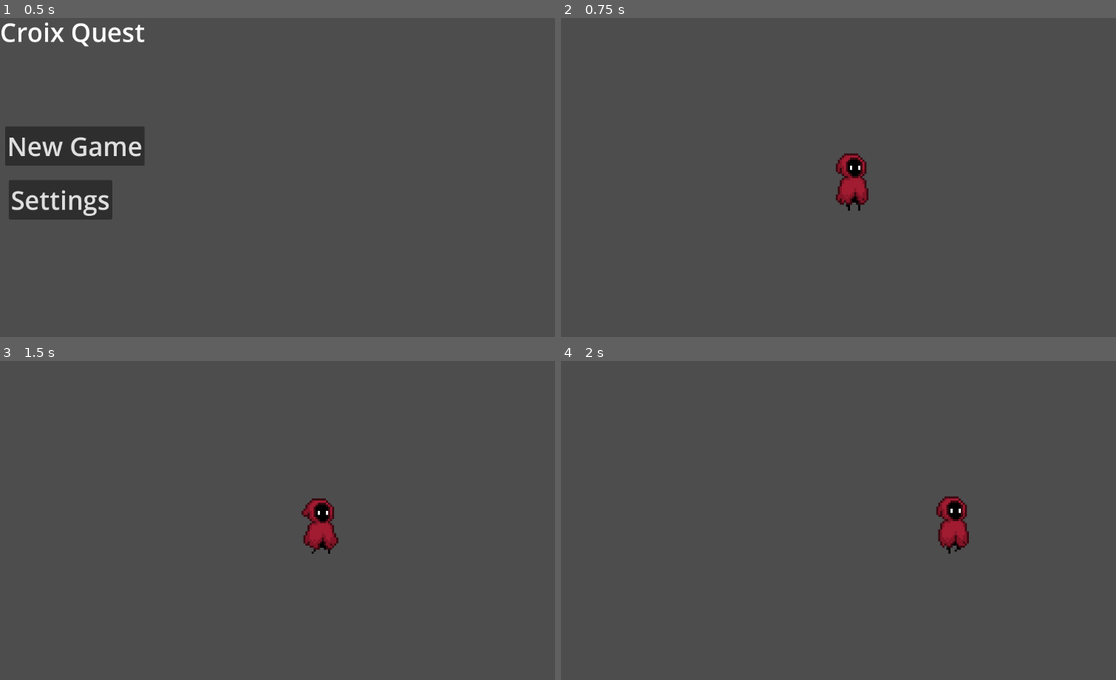
Above: before the commit, frames 1-4 (two rows, left to right).
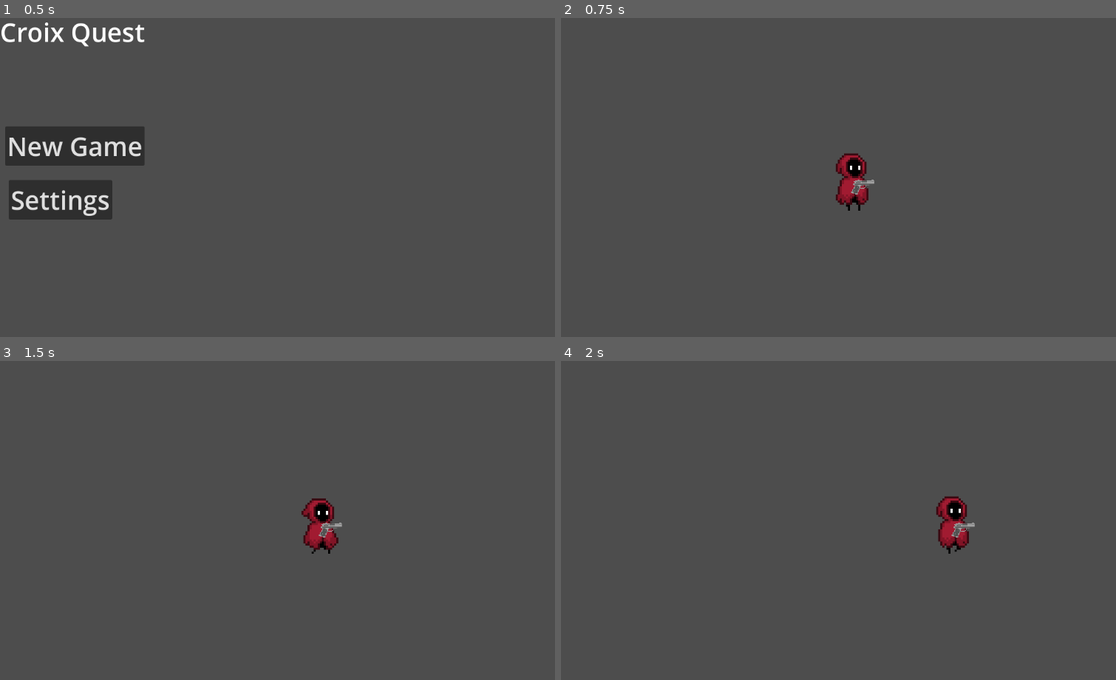
Above: after the commit, the same moments.

Repository: cyan-wolf/croix-quest
Game: Godot game, scene res://ui/menus/main_menu.tscn
Same seed, same stepped clock (60 frames per second), same inputs: the game is played once before the commit and once after it.
Inputs:
- Up to frame 1 (0.5 s): no input
- Up to frame 2 (0.75 s): click "New Game" at 0.5 s
- Up to frame 3 (1.5 s): hold Right (ui_right) from 1.28 s (still down)
- Up to frame 4 (2 s): keep holding Right (ui_right)

Frame 1 is identical in both runs. In frame 2, less than 0.1% of the frame differs, in the area x 52-57%, y 50-56%; in frame 3, less than 0.1%; in frame 4, less than 0.1%.

Commit message:
Added weapon

Diff:
--- a/player/player.gd
+++ b/player/player.gd
@@ -9,6 +9,7 @@
 var sprite_direction = "Right": get = _get_sprite_direction
 
 @onready var sprite = $AnimatedSprite2D
+@onready var weapon_sprite = $Weapon/AnimatedSprite2D
 
 func _physics_process(_delta):
 	#print_debug($RunCountdown.time_left)
@@ -33,6 +34,7 @@
 	#var direction = "Side" if sprite_direction in ["Left", "Right"] else sprite_direction
 	sprite.play(animation) #Add {+ direction} to animation if up and down sprite animations are implemented. Remember to edit the animation names too if it happens
 	sprite.flip_h = (sprite_direction == "Left")
+	weapon_sprite.flip_h = (sprite_direction == "Left") #ANTHONY REMEMBER TO FIX THIS GOD DAMN
 
 func _get_input_direction():
 	var x = -int(Input.is_action_pressed("ui_left")) + int(Input.is_action_pressed("ui_right"))
--- a/player/player.tscn
+++ b/player/player.tscn
@@ -1,9 +1,10 @@
-[gd_scene load_steps=43 format=3 uid="uid://ddqssg6qko7t7"]
+[gd_scene load_steps=51 format=3 uid="uid://ddqssg6qko7t7"]
 
 [ext_resource type="Texture2D" uid="uid://bmdig0ou30s7p" path="res://player/player.png" id="1_1bkcv"]
 [ext_resource type="Script" path="res://player/player.gd" id="1_a2tsp"]
 [ext_resource type="PackedScene" uid="uid://sf1vktsr351u" path="res://particles/initial_dash_particles.tscn" id="3_ka5ay"]
 [ext_resource type="AudioStream" uid="uid://b83u0qo3cei2u" path="res://sounds/sfx/InitialDash.wav" id="4_omw7c"]
+[ext_resource type="Texture2D" uid="uid://bphqjwtgvfbhm" path="res://weapons/sprites/Pistol/Weapon/[FULL]PistolV1.01.png" id="5_owtak"]
 
 [sub_resource type="CapsuleShape2D" id="CapsuleShape2D_s1a4d"]
 radius = 6.0
@@ -294,6 +295,59 @@
 "speed": 5.0
 }]
 
+[sub_resource type="AtlasTexture" id="AtlasTexture_6wubf"]
+atlas = ExtResource("5_owtak")
+region = Rect2(0, 0, 64, 32)
+
+[sub_resource type="AtlasTexture" id="AtlasTexture_6seqh"]
+atlas = ExtResource("5_owtak")
+region = Rect2(128, 0, 64, 32)
+
+[sub_resource type="AtlasTexture" id="AtlasTexture_p77bo"]
+atlas = ExtResource("5_owtak")
+region = Rect2(256, 0, 64, 32)
+
+[sub_resource type="AtlasTexture" id="AtlasTexture_hc4t2"]
+atlas = ExtResource("5_owtak")
+region = Rect2(384, 0, 64, 32)
+
+[sub_resource type="AtlasTexture" id="AtlasTexture_phr25"]
+atlas = ExtResource("5_owtak")
+region = Rect2(512, 0, 64, 32)
+
+[sub_resource type="AtlasTexture" id="AtlasTexture_yc40r"]
+atlas = ExtResource("5_owtak")
+region = Rect2(640, 0, 64, 32)
+
+[sub_resource type="SpriteFrames" id="SpriteFrames_vswc0"]
+animations = [{
+"frames": [{
+"duration": 1.0,
+"texture": SubResource("AtlasTexture_6wubf")
+}, {
+"duration": 1.0,
+"texture": SubResource("AtlasTexture_6seqh")
+}, {
+"duration": 1.0,
+"texture": SubResource("AtlasTexture_p77bo")
+}, {
+"duration": 1.0,
+"texture": SubResource("AtlasTexture_hc4t2")
+}, {
+"duration": 1.0,
+"texture": SubResource("AtlasTexture_phr25")
+}, {
+"duration": 1.0,
+"texture": SubResource("AtlasTexture_yc40r")
+}, {
+"duration": 1.0,
+"texture": SubResource("AtlasTexture_6wubf")
+}],
+"loop": false,
+"name": &"shooting",
+"speed": 10.0
+}]
+
 [node name="Player" type="CharacterBody2D"]
 motion_mode = 1
 script = ExtResource("1_a2tsp")
@@ -305,7 +359,7 @@
 [node name="AnimatedSprite2D" type="AnimatedSprite2D" parent="."]
 sprite_frames = SubResource("SpriteFrames_5a2gx")
 animation = &"Run"
-frame_progress = 0.782512
+frame_progress = 0.351843
 
 [node name="RunCountdown" type="Timer" parent="."]
 wait_time = 2.0
@@ -320,4 +374,15 @@
 volume_db = -5.0
 bus = &"sfx"
 
+[node name="Weapon" type="Node2D" parent="."]
+
+[node name="AnimatedSprite2D" type="AnimatedSprite2D" parent="Weapon"]
+position = Vector2(1, 6)
+scale = Vector2(0.4, 0.4)
+sprite_frames = SubResource("SpriteFrames_vswc0")
+animation = &"shooting"
+frame = 6
+frame_progress = 1.0
+offset = Vector2(23, -7)
+
 [connection signal="timeout" from="RunCountdown" to="." method="_on_timer_timeout"]
Binary file added: weapons/sprites/Pistol/FX/[CASING] PistolV1.00.png
Not shown, added: weapons/sprites/Pistol/FX/[CASING] PistolV1.00.png.import
Binary file added: weapons/sprites/Pistol/FX/[FULL_MUZZLE_FLASH] PistolV1.00.png
Not shown, added: weapons/sprites/Pistol/FX/[FULL_MUZZLE_FLASH] PistolV1.00.png.import
Binary file added: weapons/sprites/Pistol/FX/[MUZZLE_FIRE] PistolV1.00.png
Not shown, added: weapons/sprites/Pistol/FX/[MUZZLE_FIRE] PistolV1.00.png.import
Binary file added: weapons/sprites/Pistol/FX/[MUZZLE_SMOKE] PistolV1.00.png
Not shown, added: weapons/sprites/Pistol/FX/[MUZZLE_SMOKE] PistolV1.00.png.import
Binary file added: weapons/sprites/Pistol/Weapon/[FULL]PistolV1.01.png
Not shown, added: weapons/sprites/Pistol/Weapon/[FULL]PistolV1.01.png.import
Binary file added: weapons/sprites/Pistol/Weapon/[SHOOTING]PistolV1.00.png
Not shown, added: weapons/sprites/Pistol/Weapon/[SHOOTING]PistolV1.00.png.import
(and 2 more such lines)
